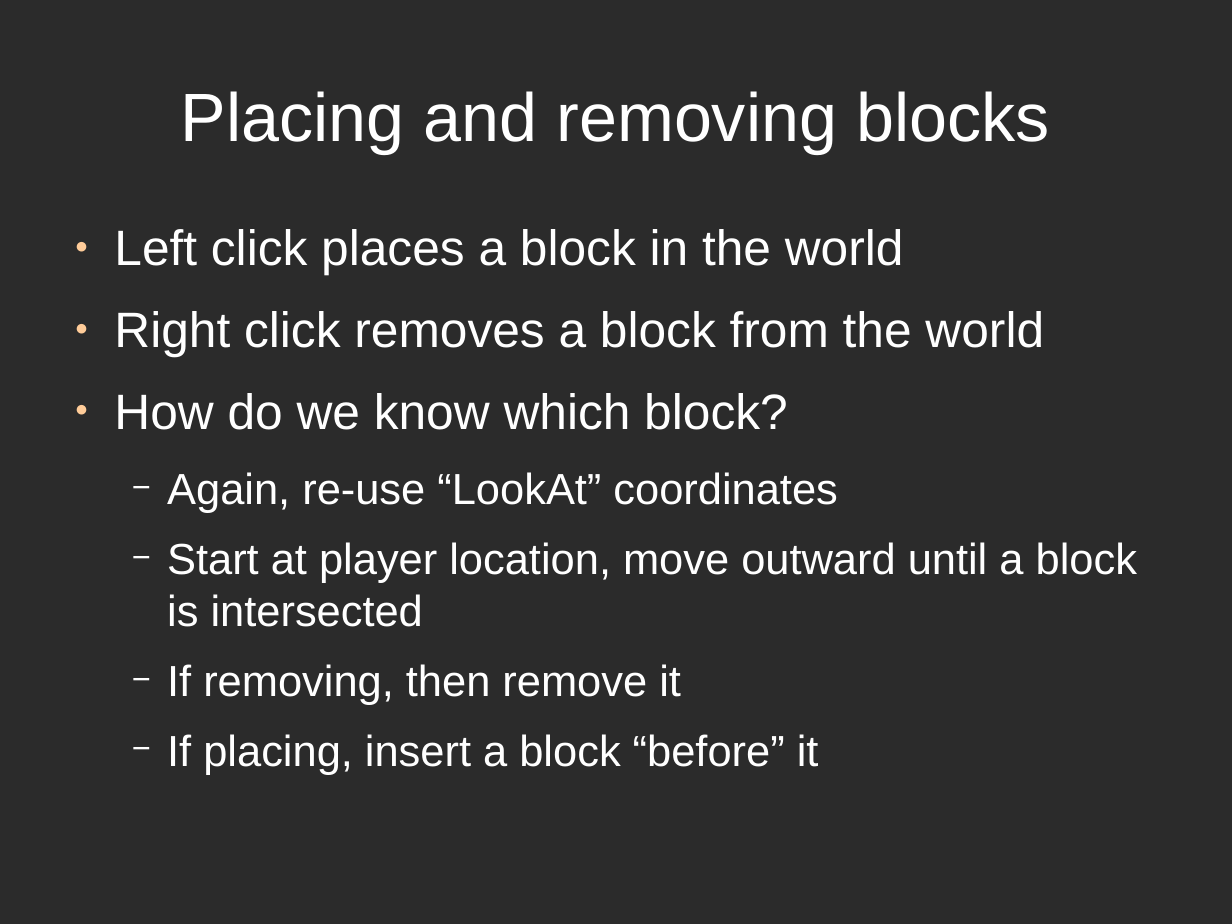
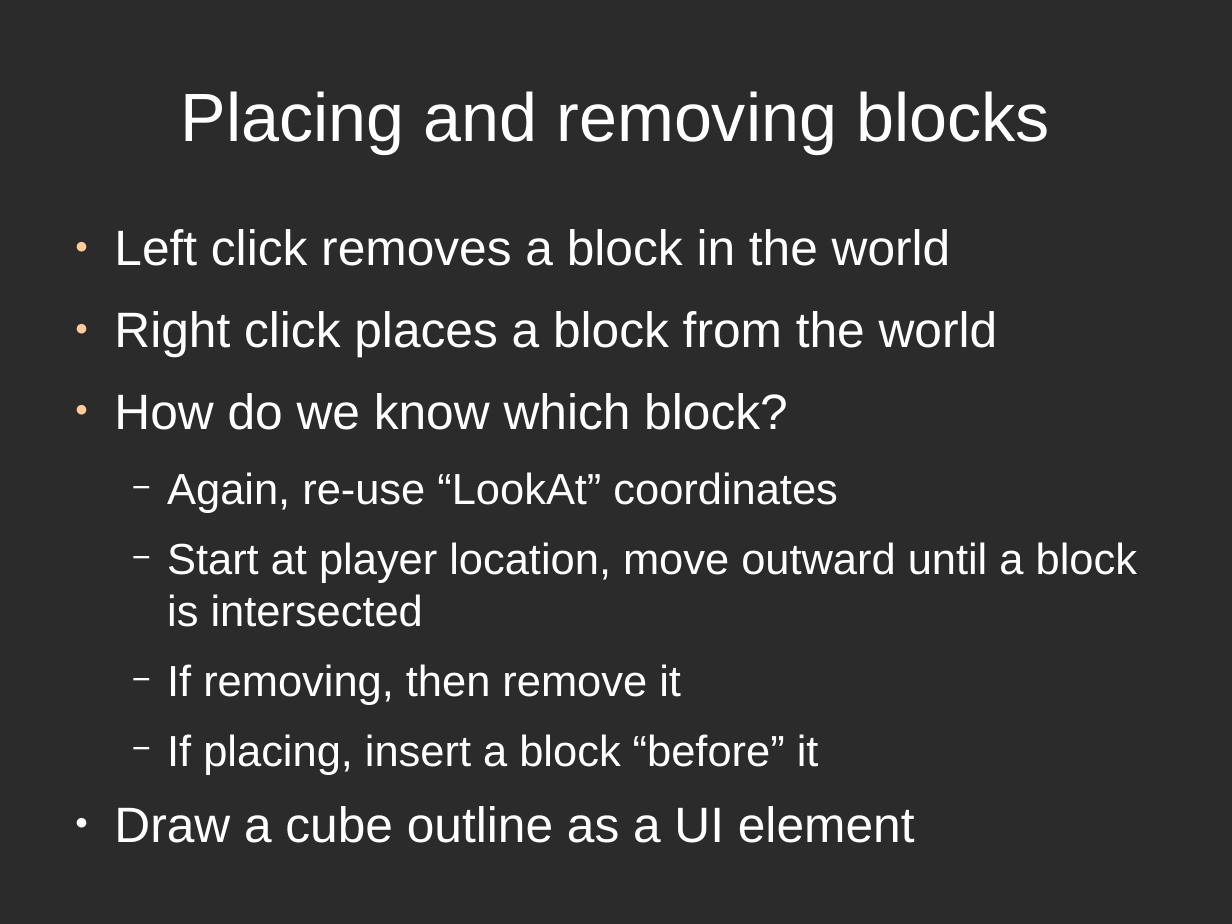
Before and after one commit to mjmusante/CS532, a slide deck: slide 9 of MusanteMark-CS532-Project.odp (slide 8 before the commit). Drawn at 1232x924 pixels with LibreOffice and Linux fonts; fonts in the diff are those of the drawing; background and template pictures are left out; a plain dark background stands for a picture behind light text. Boxes give left, top, right and bottom in pixels: in the first picture for what was removed or moved away, otherwise in the second. Text is boxed around its words. In the diff, an @@ line names an element or a change of style, - is before the commit and + after.

```diff
--- a/MusanteMark-CS532-Project.odp
+++ b/MusanteMark-CS532-Project.odp
@@ text at box(114, 229, 998, 357): text changed @@
-● Left click places a block in the world
-● Right click removes a block from the world
+● Left click removes a block in the world
+● Right click places a block from the world
@@ text at box(114, 806, 915, 843): paragraph added @@
+● Draw a cube outline as a UI element
```
Also in this commit, not shown: 2 other slides changed, 2 slides added, 1 other file.
